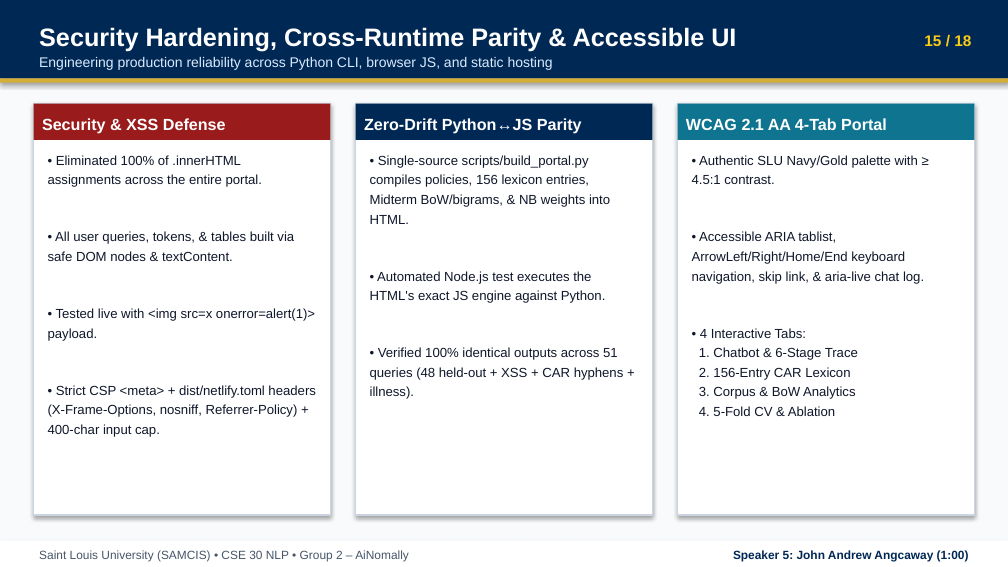
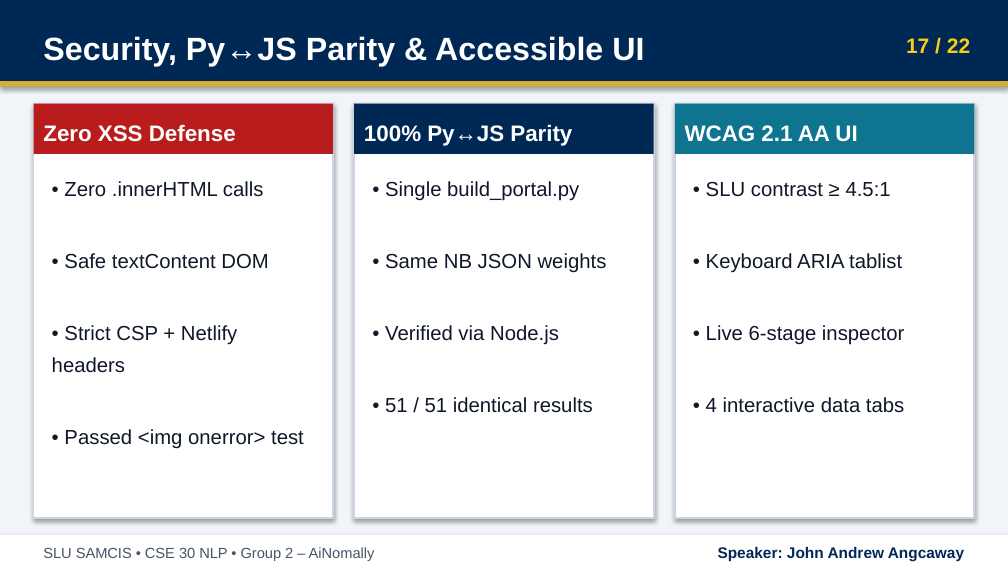
Before and after one commit to ChazeRodriguez/slu-egovernance-chatbot-car-lexicon, a slide deck: slide 17 of presentation/Group2_AiNomally_CSE30_Deck.pptx (slide 15 before the commit). Drawn at 1008x567 pixels with LibreOffice and Linux fonts; fonts in the diff are those of the drawing. Boxes give left, top, right and bottom in pixels: in the first picture for what was removed or moved away, otherwise in the second. Text is boxed around its words. In the diff, an @@ line names an element or a change of style, - is before the commit and + after.

```diff
--- a/presentation/Group2_AiNomally_CSE30_Deck.pptx
+++ b/presentation/Group2_AiNomally_CSE30_Deck.pptx
@@ background #F8FAFC to #F1F5F9 @@
@@ text "Security, Py↔JS Parity & Accessible ..." at <box>43,36,644,66</box>: vertical alignment top to middle @@
@@ text removed at <box>39,57,553,70</box> @@
-Engineering production reliability across Python CLI, browser JS, and static hosting
@@ text at <box>43,36,644,66</box>: text changed; size 18 to 23 pt @@
-Security Hardening, Cross-Runtime Parity & Accessible UI
+Security, Py↔JS Parity & Accessible UI
@@ text added at <box>906,38,970,53</box>, 15 pt, text #FACC15, bold @@
+17 / 22
@@ text removed at <box>924,35,971,46</box> @@
-15 / 18
@@ rectangle: place and size @@
-rectangle at <box>0,79,1008,83</box>
+rectangle at <box>0,82,1008,88</box>
@@ rectangle "Zero XSS Defense": place and size @@
-rectangle "Zero XSS Defense" at <box>33,104,330,140</box>
+rectangle "Zero XSS Defense" at <box>33,104,333,154</box>
@@ rectangle "Zero XSS Defense" at <box>33,104,333,154</box>: fill #991B1B to #B91C1C @@
@@ outline #CBD5E1 1 pt to #CBD5E1 1.25 pt in 3 elements at <box>354,104,653,518</box>, <box>674,104,974,518</box>, <box>33,104,333,518</box> @@
@@ rectangle "100% Py↔JS Parity": place and size @@
-rectangle "100% Py↔JS Parity" at <box>356,104,652,140</box>
+rectangle "100% Py↔JS Parity" at <box>354,104,653,154</box>
@@ rectangle "WCAG 2.1 AA UI": place and size @@
-rectangle "WCAG 2.1 AA UI" at <box>677,104,974,140</box>
+rectangle "WCAG 2.1 AA UI" at <box>674,104,974,154</box>
@@ text in rectangle at <box>43,125,236,142</box>: text changed; size 11.5 to 16 pt @@
-Security & XSS Defense
+Zero XSS Defense
@@ text in rectangle at <box>364,124,572,146</box>: text changed; size 11.5 to 16 pt @@
-Zero-Drift Python↔JS Parity
+100% Py↔JS Parity
@@ text in rectangle at <box>685,125,857,142</box>: text changed; size 11.5 to 16 pt @@
-WCAG 2.1 AA 4-Tab Portal
+WCAG 2.1 AA UI
@@ text at <box>52,181,304,449</box>: text changed; size 9.4 to 14.5 pt @@
-• Eliminated 100% of .innerHTML assignments across the entire portal.
-• All user queries, tokens, & tables built via safe DOM nodes & textContent.
-• Tested live with <img src=x onerror=alert(1)> payload.
-• Strict CSP <meta> + dist/netlify.toml headers (X-Frame-Options, nosniff, Referrer-Policy) + 400-char input cap.
+• Zero .innerHTML calls
+• Safe textContent DOM
+• Strict CSP + Netlify headers
+• Passed <img onerror> test
@@ text at <box>385,181,607,413</box>: text changed; size 9.4 to 14.5 pt @@
-• Single-source scripts/build_portal.py compiles policies, 156 lexicon entries, Midterm BoW/bigrams, & NB weights into HTML.
-• Automated Node.js test executes the HTML's exact JS engine against Python.
-• Verified 100% identical outputs across 51 queries (48 held-out + XSS + CAR hyphens + illness).
+• Single build_portal.py
+• Same NB JSON weights
+• Verified via Node.js
+• 51 / 51 identical results
@@ text at <box>706,181,904,413</box>: text changed; size 9.4 to 14.5 pt @@
-• Authentic SLU Navy/Gold palette with ≥ 4.5:1 contrast.
-• Accessible ARIA tablist, ArrowLeft/Right/Home/End keyboard navigation, skip link, & aria-live chat log.
-• 4 Interactive Tabs:
-1. Chatbot & 6-Stage Trace
-2. 156-Entry CAR Lexicon
-3. Corpus & BoW Analytics
-4. 5-Fold CV & Ablation
+• SLU contrast ≥ 4.5:1
+• Keyboard ARIA tablist
+• Live 6-stage inspector
+• 4 interactive data tabs
@@ rectangle: place and size @@
-rectangle at <box>0,540,1008,566</box>
+rectangle at <box>0,535,1008,567</box>
@@ text at <box>43,547,375,561</box>: text changed; size 8.5 to 10.5 pt @@
-Saint Louis University (SAMCIS) • CSE 30 NLP • Group 2 – AiNomally
+SLU SAMCIS • CSE 30 NLP • Group 2 – AiNomally
@@ text at <box>718,547,964,562</box>: text changed; size 8.5 to 11 pt @@
-Speaker 5: John Andrew Angcaway (1:00)
+Speaker: John Andrew Angcaway
```
Also in this commit, not shown: 15 other slides changed, 6 slides added, 2 slides removed, 8 other files.
